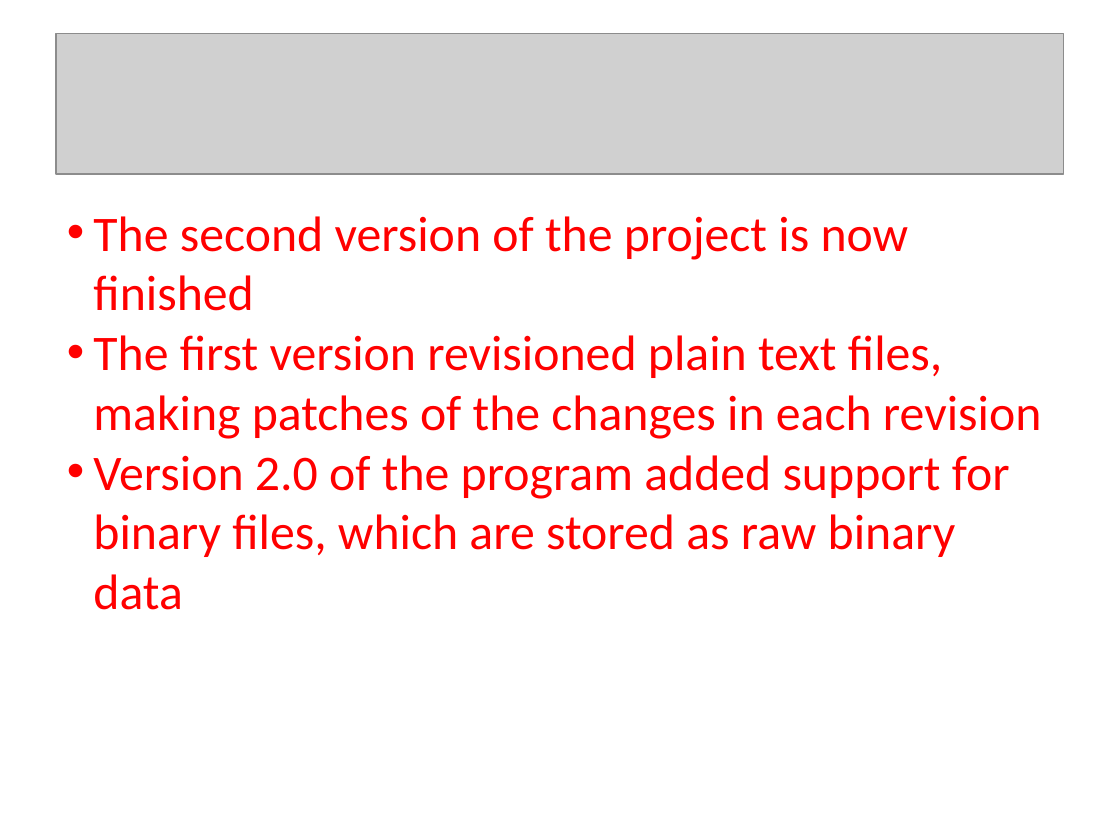
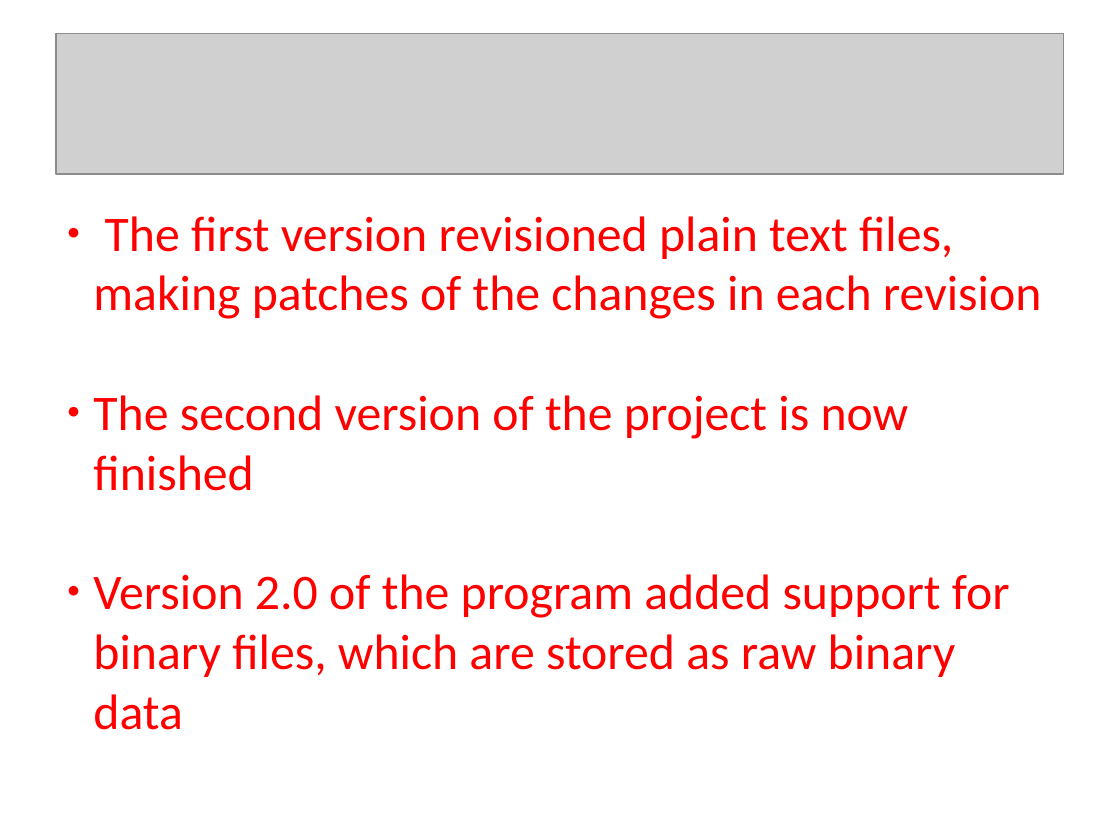
Before and after one commit to KatrinaHoffert/fbms, a slide deck: slide 7 of doc/milestone_6/final_presentation_hattan.ppt. Drawn at 1120x840 pixels with LibreOffice and Linux fonts; fonts in the diff are those of the drawing; grey boxes stand for pictures; background and template pictures are left out. Boxes give left, top, right and bottom in pixels: in the first picture for what was removed or moved away, otherwise in the second. Text is boxed around its words. In the diff, an @@ line names an element or a change of style, - is before the commit and + after.

```diff
--- a/doc/milestone_6/final_presentation_hattan.ppt
+++ b/doc/milestone_6/final_presentation_hattan.ppt
@@ text at (93,216,1041,319): paragraph added @@
+● The first version revisioned plain text files, making patches of the changes in each revision
@@ text at (93,335,1041,439): paragraph removed @@
-• The first version revisioned plain text files, making patches of the changes in each revision
@@ text at (93,395,1010,730): bullet • to ● @@
```
Also in this commit, not shown: 2 other slides changed.
